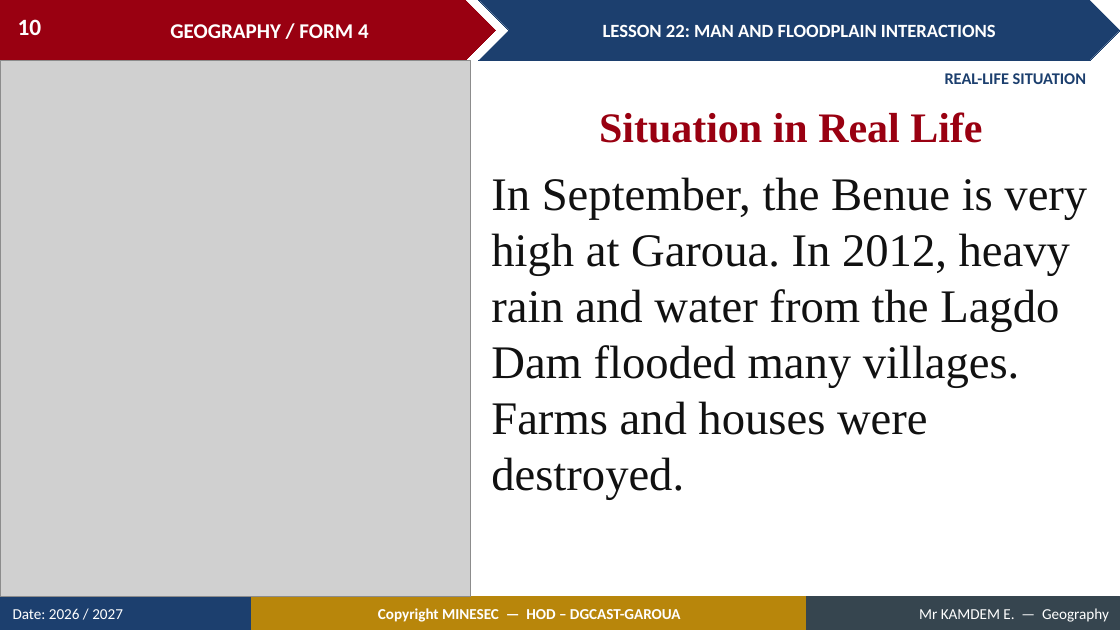
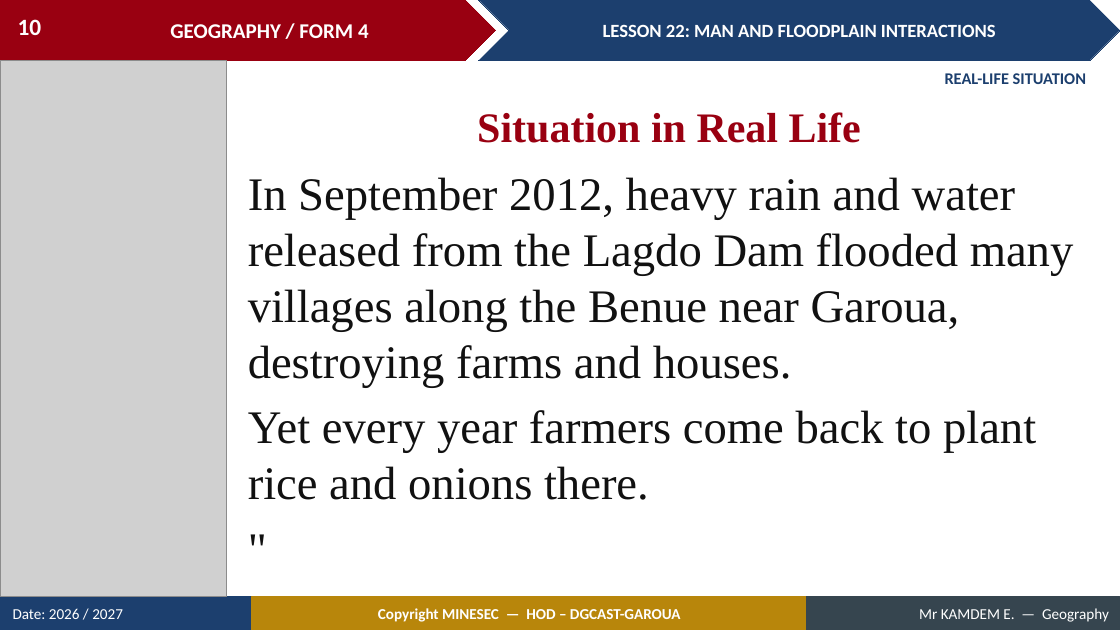
Before and after one commit to Berthautk/linea-github, a slide deck: slide 10 of lecons/F3/26_FORM4_LESSON22_Man_and_Floodplain_Interactions.pptx. Drawn at 1120x630 pixels with LibreOffice and Linux fonts; fonts in the diff are those of the drawing; grey boxes stand for pictures. Boxes give left, top, right and bottom in pixels: in the first picture for what was removed or moved away, otherwise in the second. Text is boxed around its words. In the diff, an @@ line names an element or a change of style, - is before the commit and + after.

```diff
--- a/lecons/F3/26_FORM4_LESSON22_Man_and_Floodplain_Interactions.pptx
+++ b/lecons/F3/26_FORM4_LESSON22_Man_and_Floodplain_Interactions.pptx
@@ picture: place and size @@
-picture at (0, 60, 471, 597)
+picture at (0, 60, 227, 597)
@@ text "Situation in Real Life": place and size @@
-text "Situation in Real Life" at (599, 112, 982, 143)
+text "Situation in Real Life" at (477, 112, 861, 143)
@@ text at (248, 177, 1074, 500): text changed @@
-In September, the Benue is very high at Garoua. In 2012, heavy rain and water from the Lagdo Dam flooded many villages. Farms and houses were destroyed.
+In September 2012, heavy rain and water released from the Lagdo Dam flooded many villages along the Benue near Garoua, destroying farms and houses.
+Yet every year farmers come back to plant rice and onions there.
+"
```
Also in this commit, not shown: 21 other slides changed, 6 slides added, 1 slide removed, 11 other files.
